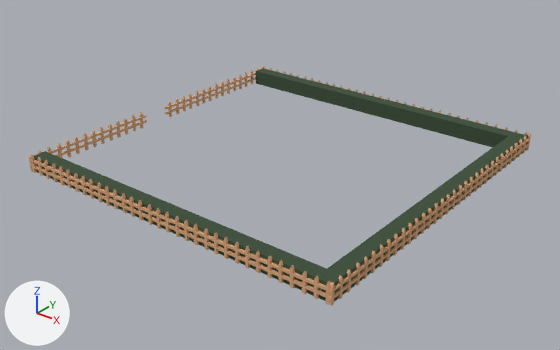
A saved change to the glTF model level_editor/SheepPen.glb.
One viewpoint serves both versions: a 50 mm camera at (100.7, -127.4, 74.3) aimed at (2.3, -4.3, -2.0). Every picture has the same lights, and +X, +Y and +Z are marked at lower left. The picture after the commit comes second. Where no turn or scale is listed for an object, it has been applied to the vertices. Vertices at exactly the same position are counted once.

The older version as bpy lines, for what is in view:
```python
me_cube_002 = bpy.data.meshes.new('Cube.002')
me_cube_002.from_pydata(...)  # 24 vertices, 50 faces; spans x -38.6..41.6, y -77.2..1.6, z -2.4..1.3
me_cube_002.materials.append(mat_leafs)  # dark green #3a4e37
me_cube_027 = bpy.data.meshes.new('Cube.027')
me_cube_027.from_pydata(...)  # 2556 vertices, 4412 faces; spans x -81.0..0.3, y -12.8..67.5, z -1.8..2.5
me_cube_027.materials.append(mat_fencewood)  # beige #daa67b
ob_bushes = bpy.data.objects.new('Bushes', me_cube_002)
ob_bushes.location = (-0.1, 37.3, 2.4)
ob_fences = bpy.data.objects.new('Fences', me_cube_027)
ob_fences.location = (41.7, -27.8, 1.9)
```
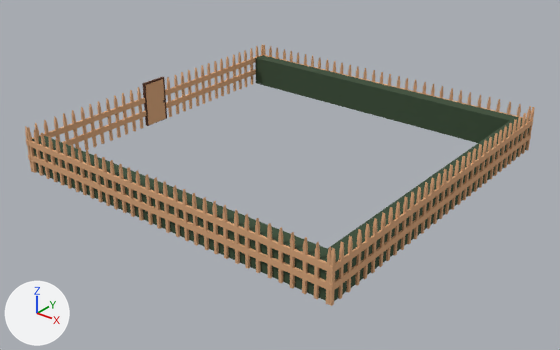
Where the newer file only moved an object's origin or applied its transform, the numbers keep the older frame.

What changed in the scene script:
```text
Add mat_brownframe:
    mat_brownframe = principled_material('BrownFrame')
    mat_brownframe.base_color = (0.0956, 0.0326, 0.0112)  # brown #57331b
    mat_brownframe.roughness = 1.0
Change me_cube_027:
    used by ob_fences; location = (41.7, -27.8, 1.9)
    remove me_cube_027.from_pydata(...)  # 2556 vertices, 4412 faces; spans x -81.0..0.3, y -12.8..67.5, z -1.8..2.5
    add me_cube_027.from_pydata(...)  # 2556 vertices, 4412 faces; spans x -81.0..0.3, y -12.8..67.5, z -1.8..8.9
    me_cube_027 part 2: the whole mesh is scaled about its middle by (1, 1, 2.5), then moved by (0.0, 0.0, 3.2)
Change me_cube_002:
    used by ob_bushes; location = (-0.1, 37.3, 2.4)
    remove me_cube_002.from_pydata(...)  # 24 vertices, 50 faces; spans x -38.6..41.6, y -77.2..1.6, z -2.4..1.3
    add me_cube_002.from_pydata(...)  # 24 vertices, 49 faces; spans x -38.6..41.6, y -77.2..1.6, z -2.3..5.2
    me_cube_002 part 1: the whole mesh is scaled about its middle by (1, 1, 2), then moved by (0.0, 0.0, 2.0)
Add me_doorframe:
    me_doorframe.from_pydata(...)  # 24 vertices, 40 faces; spans x -39.32..-38.61, y -6.48..0.25, z 0.15..11.27
    me_doorframe.materials.append(mat_brownframe)  # brown #57331b
Add me_door:
    me_door.from_pydata(...)  # a box spanning x -39.19..-38.73, y -6.13..-0.1, z 0.15..10.92
    me_door.materials.append(mat_fencewood)  # beige #daa67b
Add ob_doorframe:
    ob_doorframe = bpy.data.objects.new('DoorFrame', me_doorframe)
    ob_doorframe.location = (0.0, 0.0, 0.0)
Add ob_door:
    ob_door = bpy.data.objects.new('Door', me_door)
    ob_door.location = (0.0, 0.0, 0.0)
```

Where the change shows, as pixel boxes [x1, y1, x2, y2] in the pictures (560 x 350 px):
'Fences', rescaled (9% taller)
    before: [29, 66, 531, 306]
    after: [25, 44, 535, 306]
'Bushes', rescaled
    before: [34, 68, 528, 302]
    after: [32, 55, 530, 301]
'Door', added (beige)
    after: [146, 79, 166, 125]
'DoorFrame', added
    after: [142, 77, 167, 126]
